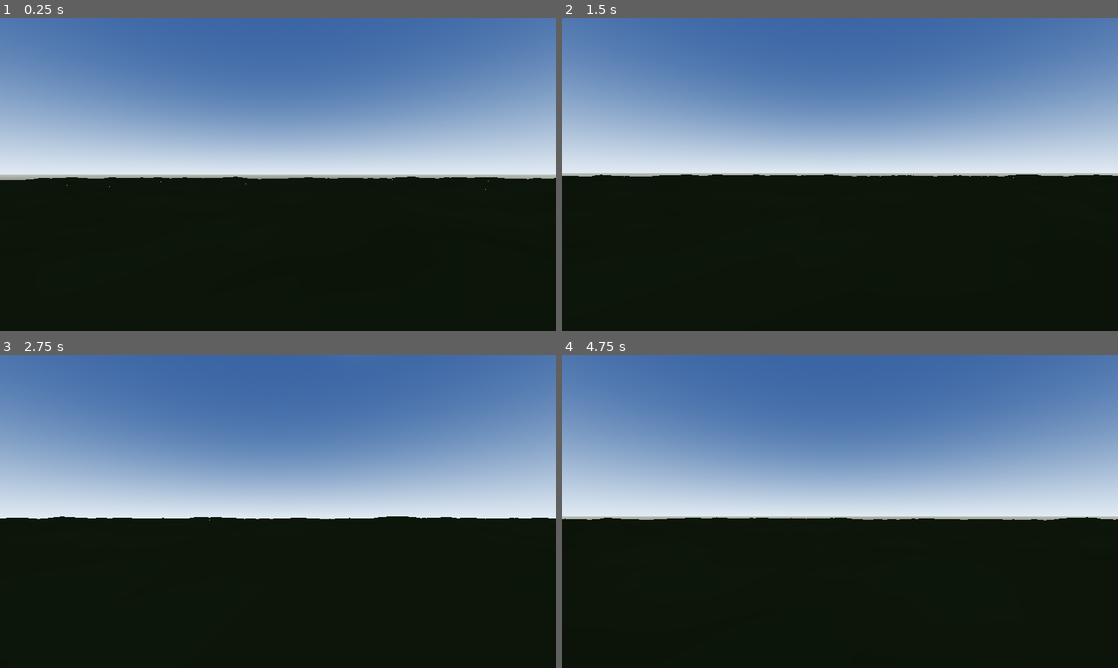
Above: before the commit, frames 1-4 (two rows, left to right).
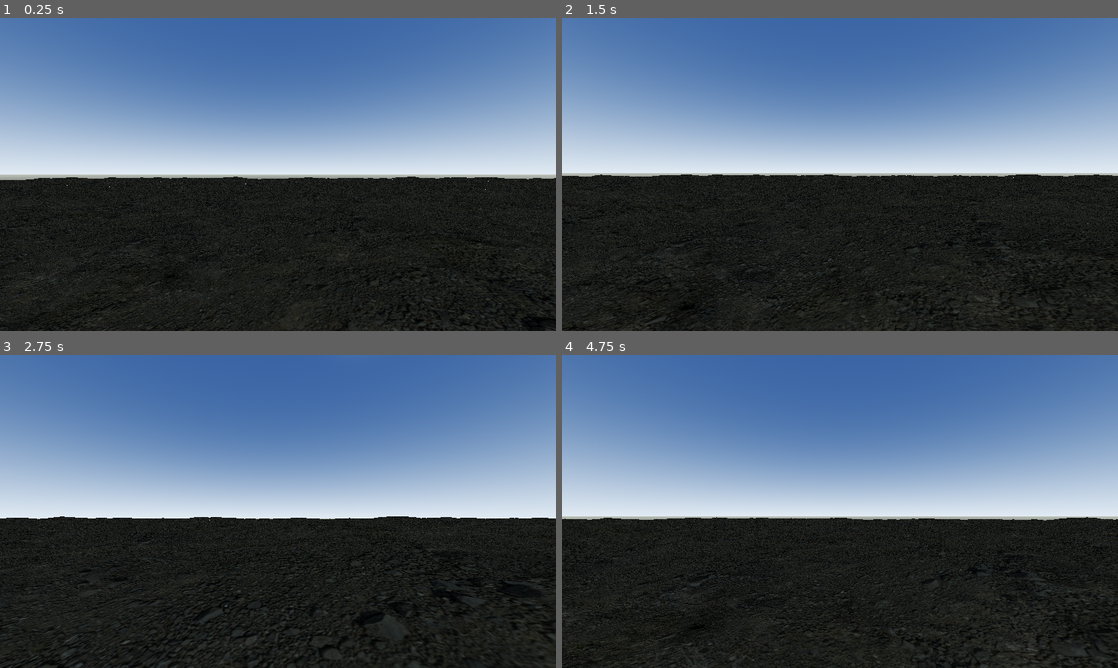
Above: after the commit, the same moments.

Repository: kansation/Space-Exploring-Game
Game: Godot game, scene res://scenes/chunked_terrain.tscn
Same seed, same stepped clock (60 frames per second), same inputs: the game is played once before the commit and once after it.
Inputs (mouse positions are in pixels of both pictures, inside the frame that each line leads up to):
- Up to frame 1 (0.25 s): no input
- Up to frame 2 (1.5 s): tap Enter at 0.5 s; move the mouse to (867, 174) at 0.52 s; hold W (move_forward) from 0.53 s (still down); click (867, 174) at 0.67 s; tap Space (jump) at 0.77 s; move the mouse to (812, 174) at 1.27 s
- Up to frame 3 (2.75 s): keep holding W (move_forward); tap Space (jump) at 1.52 s; move the mouse to (289, 505) at 2.02 s
- Up to frame 4 (4.75 s): keep holding W (move_forward); move the mouse to (834, 517) at 2.77 s; click (834, 517) at 2.92 s; tap Space (jump) at 3.02, 3.77, 4.52 s; move the mouse to (878, 514) at 3.52 s; move the mouse to (795, 508) at 4.27 s

The runs differ from the first frame. In frame 1, 7.0% of the frame differs, in the area x 0-100%, y 50-100%; in frame 2, 7.5%; in frame 3, 7.2%; in frame 4, 7.9%, in the area x 0-100%, y 52-100%.

Commit message:
Restore chunked terrain slope materials

Diff:
--- a/game/scenes/chunked_terrain.tscn
+++ b/game/scenes/chunked_terrain.tscn
@@ -1,7 +1,10 @@
-[gd_scene load_steps=7 format=3]
+[gd_scene load_steps=10 format=3]
 
 [ext_resource type="Script" path="res://scripts/chunked_terrain.gd" id="1_chunks"]
 [ext_resource type="PackedScene" path="res://scenes/player.tscn" id="2_player"]
+[ext_resource type="Shader" path="res://shaders/terrain_slope_blend.gdshader" id="3_terrain_shader"]
+[ext_resource type="Texture2D" path="res://assets/textures/rock_ground_1k.jpg" id="4_soil"]
+[ext_resource type="Texture2D" path="res://assets/textures/rocks_ground_01_1k.jpg" id="5_rock"]
 
 [sub_resource type="ProceduralSkyMaterial" id="ProceduralSkyMaterial_chunks"]
 sky_top_color = Color(0.18, 0.3, 0.5, 1)
--- a/game/scripts/chunked_terrain.gd
+++ b/game/scripts/chunked_terrain.gd
@@ -23,10 +23,13 @@
 	detail_noise.seed = world_seed + 7919
 	detail_noise.noise_type = FastNoiseLite.TYPE_SIMPLEX_SMOOTH
 	detail_noise.frequency = detail_noise_scale
-	var ground_material := StandardMaterial3D.new()
-	ground_material.albedo_color = Color(0.3, 0.36, 0.22, 1.0)
-	ground_material.roughness = 1.0
-	ground_material.cull_mode = BaseMaterial3D.CULL_DISABLED
+	var ground_material := ShaderMaterial.new()
+	ground_material.shader = preload("res://shaders/terrain_slope_blend.gdshader")
+	ground_material.set_shader_parameter("soil_texture", preload("res://assets/textures/rock_ground_1k.jpg"))
+	ground_material.set_shader_parameter("rock_texture", preload("res://assets/textures/rocks_ground_01_1k.jpg"))
+	ground_material.set_shader_parameter("texture_scale", 0.08)
+	ground_material.set_shader_parameter("rock_slope_start", 0.015)
+	ground_material.set_shader_parameter("rock_slope_end", 0.08)
 
 	for chunk_z in range(-1, 2):
 		for chunk_x in range(-1, 2):
--- /dev/null
+++ b/game/shaders/terrain_slope_blend.gdshader
@@ -0,0 +1,33 @@
+shader_type spatial;
+render_mode cull_disabled;
+
+uniform sampler2D soil_texture : source_color;
+uniform sampler2D rock_texture : source_color;
+uniform float texture_scale = 0.08;
+uniform float rock_slope_start = 0.015;
+uniform float rock_slope_end = 0.08;
+varying vec3 world_normal;
+varying vec3 world_position;
+
+vec3 triplanar_sample(sampler2D texture_map, vec3 position, vec3 blend) {
+	vec3 x_sample = texture(texture_map, position.yz * texture_scale).rgb;
+	vec3 y_sample = texture(texture_map, position.xz * texture_scale).rgb;
+	vec3 z_sample = texture(texture_map, position.xy * texture_scale).rgb;
+	return x_sample * blend.x + y_sample * blend.y + z_sample * blend.z;
+}
+
+void vertex() {
+	world_normal = normalize((MODEL_MATRIX * vec4(NORMAL, 0.0)).xyz);
+	world_position = (MODEL_MATRIX * vec4(VERTEX, 1.0)).xyz;
+}
+
+void fragment() {
+	vec3 blend = pow(abs(normalize(world_normal)), vec3(4.0));
+	blend /= max(blend.x + blend.y + blend.z, 0.0001);
+	vec3 soil = triplanar_sample(soil_texture, world_position, blend);
+	vec3 rock = triplanar_sample(rock_texture, world_position, blend);
+	float slope = 1.0 - clamp(dot(normalize(world_normal), vec3(0.0, 1.0, 0.0)), 0.0, 1.0);
+	float rock_amount = smoothstep(rock_slope_start, rock_slope_end, slope);
+	ALBEDO = mix(soil, rock, rock_amount);
+	ROUGHNESS = 0.92;
+}
Not shown, changed: docs/Technical-Production-Plan.md
